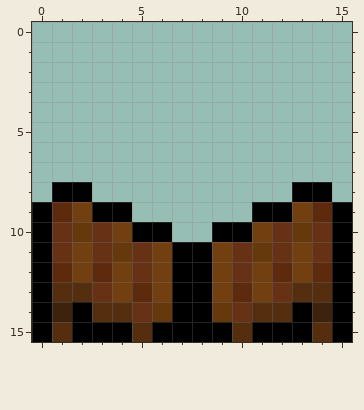
Pixel-art sprite: img/door.png. This is how it looked before the edit.
The file is 160x160 pixels, drawn in blocks of 10x10; one block is one cell here.
The result:
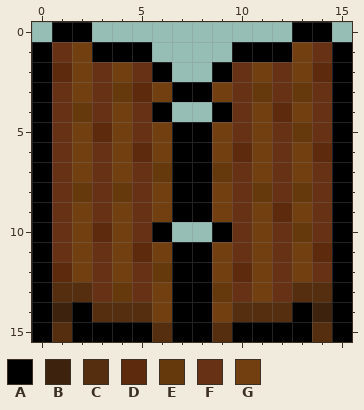
Palette (. is transparent): A #000000  B #3d230d  C #542e0f  D #5d2a0e  E #66390d  F #663114  G #724010
From old to new:
{"y":0,"x":1,"old":"..","new":"AA"}
{"y":0,"x":13,"old":"..","new":"AA"}
{"y":1,"x":0,"old":"......","new":"AFGAAA"}
{"y":1,"x":10,"old":"......","new":"AAAGFA"}
{"y":2,"x":0,"old":".......","new":"ADGFGFA"}
{"y":2,"x":9,"old":".......","new":"AFGFGDA"}
{"y":3,"x":0,"old":"................","new":"AFGFEDGAAGFEFEFA"}
{"y":4,"x":0,"old":".......","new":"AFEFGFA"}
{"y":4,"x":9,"old":".......","new":"AFGDGFA"}
{"y":5,"x":0,"old":"................","new":"AFGDGFGAAGFGFEFA"}
{"y":6,"x":0,"old":"................","new":"AFGFGDGAAGDGFGDA"}
{"y":7,"x":0,"old":"................","new":"AFGFGFEAAEFGFGFA"}
{"y":8,"x":0,"old":".AA..........AA.","new":"AFEFEFGAAGFEFEFA"}
{"y":9,"x":1,"old":"D","new":"F"}
{"y":9,"x":3,"old":"AA......AA","new":"FGFGAAGFGD"}
{"y":9,"x":14,"old":"D","new":"F"}
{"y":10,"x":2,"old":"EF","new":"GD"}
{"y":10,"x":5,"old":"A","new":"F"}
{"y":10,"x":10,"old":"A","new":"F"}
{"y":11,"x":4,"old":"EF","new":"GD"}
{"y":11,"x":11,"old":"E","new":"G"}
{"y":11,"x":14,"old":"F","new":"D"}
{"y":12,"x":3,"old":"D","new":"F"}
{"y":12,"x":6,"old":"G","new":"E"}
{"y":12,"x":10,"old":"F","new":"D"}
{"y":12,"x":12,"old":"D","new":"F"}
{"y":12,"x":14,"old":"D","new":"F"}
{"y":13,"x":4,"old":"GD","new":"EF"}
{"y":13,"x":9,"old":"GD","new":"EF"}
{"y":14,"x":5,"old":"FE","new":"CG"}
{"y":14,"x":9,"old":"EF","new":"GC"}
{"y":15,"x":5,"old":"CA","new":"AC"}
{"y":15,"x":9,"old":"AC","new":"CA"}
{"label":"changed","picture_box":[32,22,352,342]}
